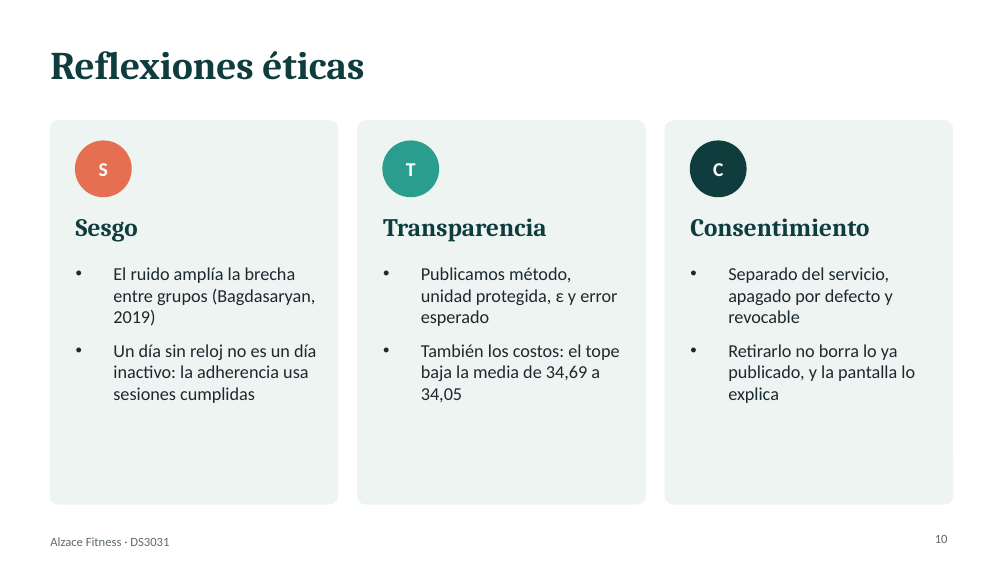
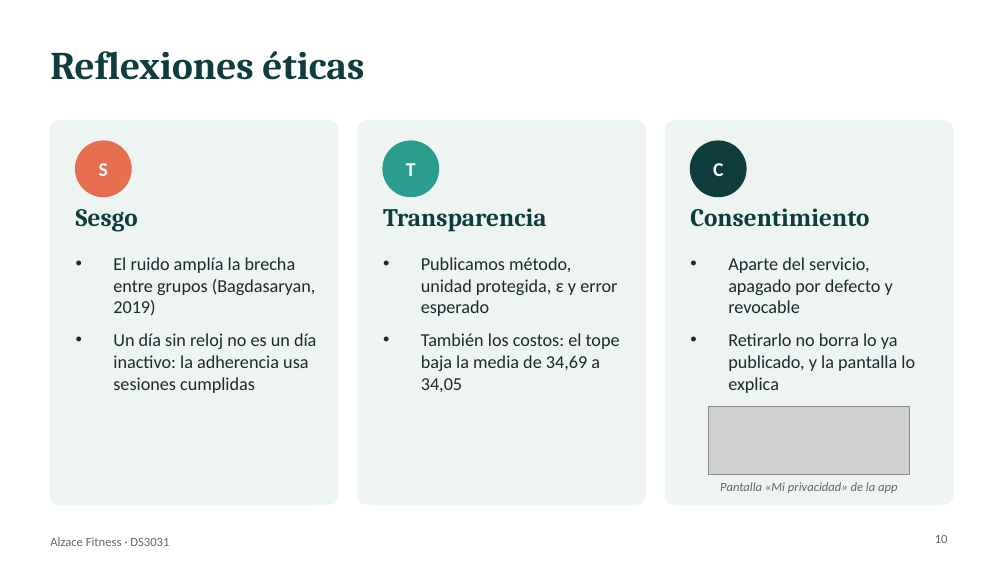
Before and after one commit to JoelxD12O/Proyecto-2---etica-y-seguridad-de-datos, a slide deck: slide 10 of presentacion/Presentacion_Alzace_Final.pptx. Drawn at 1008x567 pixels with LibreOffice and Linux fonts; fonts in the diff are those of the drawing; grey boxes stand for pictures. Boxes give left, top, right and bottom in pixels: in the first picture for what was removed or moved away, otherwise in the second. Text is boxed around its words. In the diff, an @@ line names an element or a change of style, - is before the commit and + after.

Commit message:
fix: correcciones según revisión de la rúbrica
Informe y DPIA:
- Justificación de ε=1 desde la privacidad (Hsu 2014, Lee y Clifton 2011)
- Brecha por sexo matizada como no significativa, con IC de Wilson
- Nueva sección de robustez (30 semillas, mayo 2016, topes 90/150)
- Tabla comparativa de librerías de privacidad diferencial
- DPIA con responsables, transferencia internacional, método P×I y consulta
- docs/DPIA.md alineado con el informe (R1–R9, R1 residual medio)

Presentación:
- Plan B con capturas de la demo, referencias, notas del orador por persona
- DPIA con etapa y LINDDUN, aclaraciones del modelo, conteo de pruebas

Backend y frontend:
- Solo se publican meses cerrados (422 para el mes en curso)
- Auditoría de rechazos (403, 409, 422, login fallido) y del titular
- Retención suprimida en cohortes pequeñas
- Pruebas: 11 pytest y 5 e2e
- scripts/robustez.py y evidence/robustez.json

```diff
--- a/presentacion/Presentacion_Alzace_Final.pptx
+++ b/presentacion/Presentacion_Alzace_Final.pptx
@@ 3 texts: place and size @@
-3 texts at (76,218,869,242)
+3 texts at (76,208,869,232)
@@ text "El ruido amplía la brecha ...": place and size @@
-text "El ruido amplía la brecha ..." at (113,267,316,403)
+text "El ruido amplía la brecha ..." at (113,257,316,393)
@@ text "Publicamos método, unidad protegida, ε ...": place and size @@
-text "Publicamos método, unidad protegida, ε ..." at (421,267,620,402)
+text "Publicamos método, unidad protegida, ε ..." at (421,257,620,392)
@@ text "Aparte del servicio, apagado por ...": place and size @@
-text "Aparte del servicio, apagado por ..." at (728,267,915,403)
+text "Aparte del servicio, apagado por ..." at (728,257,915,393)
@@ text at (728,257,893,313): text changed @@
-• Separado del servicio, apagado por defecto y revocable
+• Aparte del servicio, apagado por defecto y revocable
@@ picture added at (709,406,910,475) @@
@@ text added at (720,482,897,493), 9 pt, text #5F6B6D, italic @@
+Pantalla «Mi privacidad» de la app
```
Also in this commit, not shown: 6 other slides changed, 2 slides added, 19 other files.
